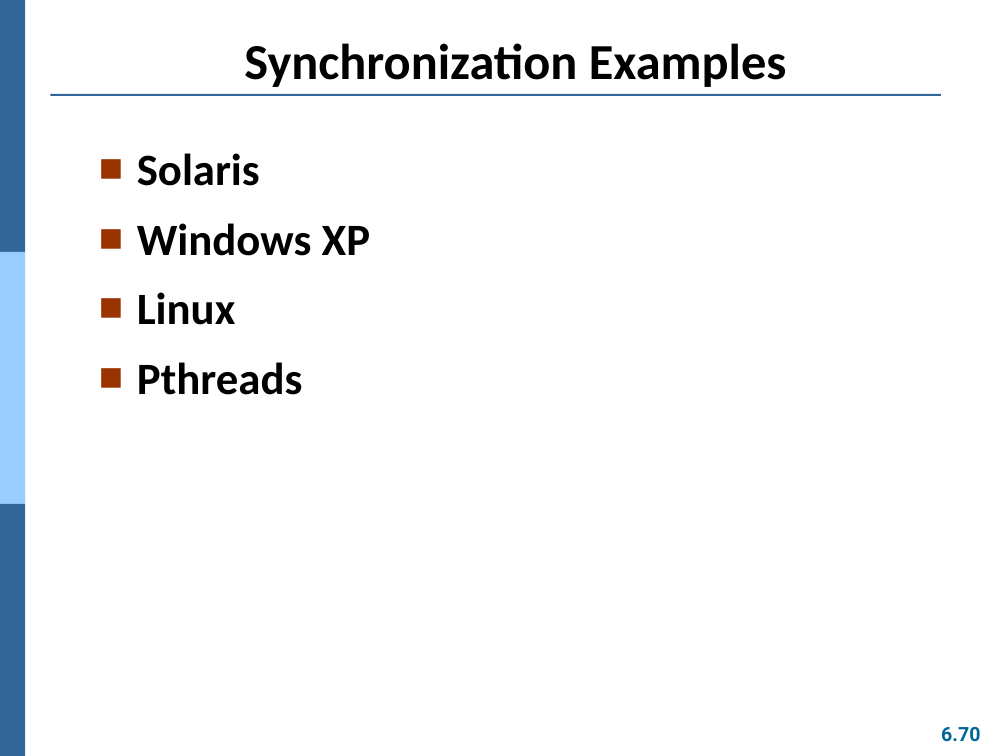
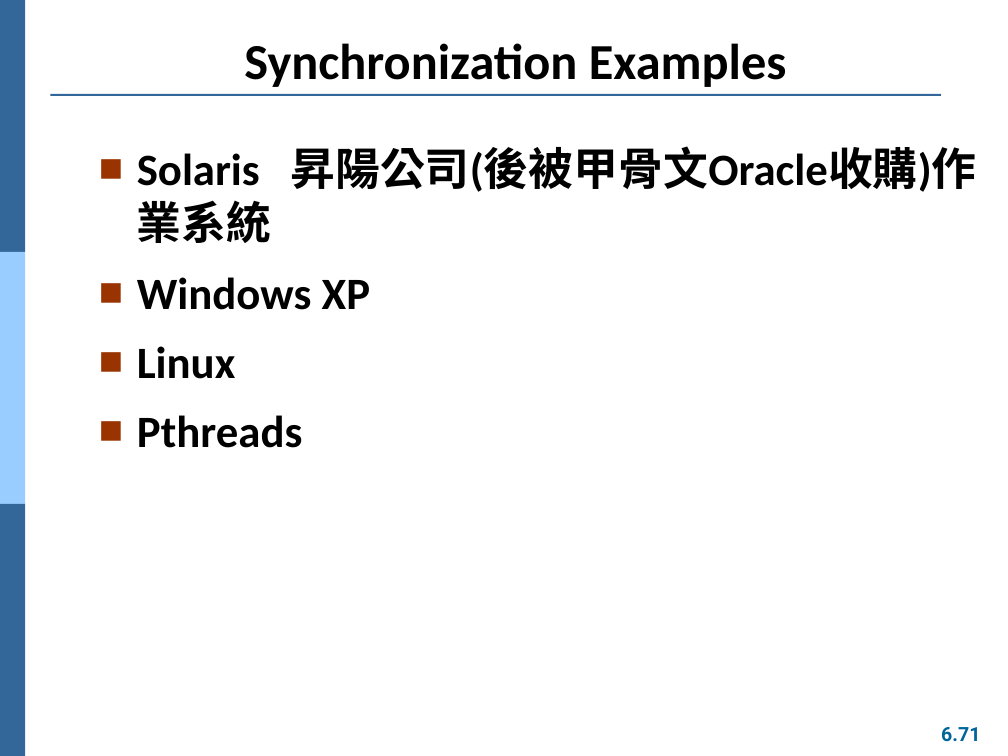
Before and after one commit to Yang09701194/OS_Learning, a slide deck: slide 71 of ch06.pptx (slide 70 before the commit). Drawn at 1008x756 pixels with LibreOffice and Linux fonts; fonts in the diff are those of the drawing. Boxes give left, top, right and bottom in pixels: in the first picture for what was removed or moved away, otherwise in the second. Text is boxed around its words. In the diff, an @@ line names an element or a change of style, - is before the commit and + after.

```diff
--- a/ch06.pptx
+++ b/ch06.pptx
@@ text at (x1=137, y1=146, x2=977, y2=243): text changed @@
-■ Solaris
+■ Solaris 昇陽公司(後被甲骨文Oracle收購)作業系統
@@ page number at (x1=941, y1=727, x2=980, y2=742): text changed @@
-6.70
+6.71
```
Also in this commit, not shown: 5 other slides changed, 2 slides added.
